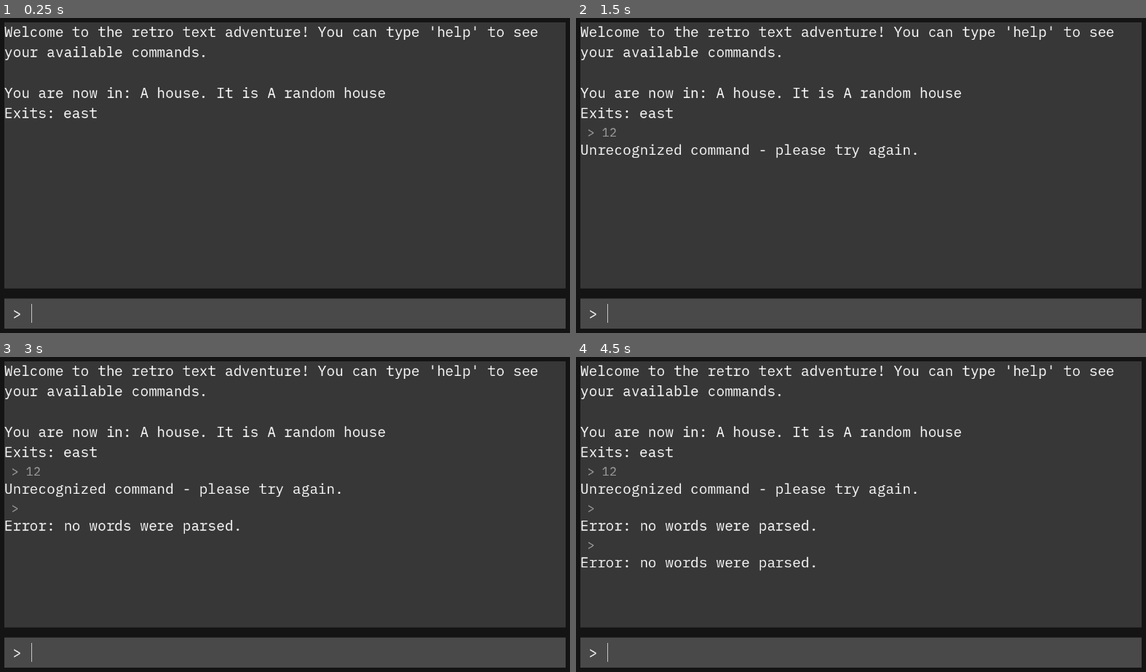
Above: before the commit, frames 1-4 (two rows, left to right).
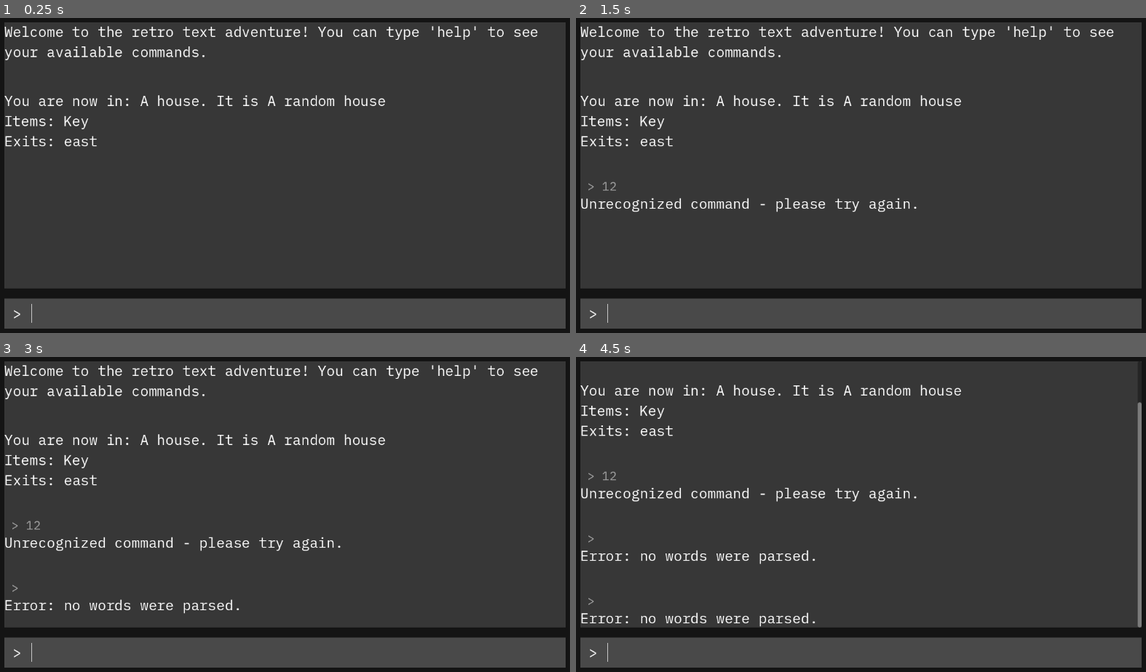
Above: after the commit, the same moments.

Repository: CungSao/textAdventure
Game: Godot game, scene res://game.tscn
Same seed, same stepped clock (60 frames per second), same inputs: the game is played once before the commit and once after it.
Inputs (mouse positions are in pixels of both pictures, inside the frame that each line leads up to):
- Up to frame 1 (0.25 s): no input
- Up to frame 2 (1.5 s): click (872, 314) at 0.52 s; type "12" at 0.6 s; tap Enter at 1.25 s
- Up to frame 3 (3 s): tap Space at 2 s; tap Enter at 2.75 s
- Up to frame 4 (4.5 s): tap Space at 3.5 s; tap Enter at 4.25 s

The runs differ from the first frame. In frame 1, 1.7% of the frame differs, in the area x 0-68%, y 21-41%; in frame 2, 3.0%; in frame 3, 3.8%; in frame 4, 5.9%, in the area x 0-100%, y 2-86%.

Commit message:
Items

Diff:
--- a/CommandProcessor.gd
+++ b/CommandProcessor.gd
@@ -1,12 +1,10 @@
 extends Node
-
-signal response_generated(response_text)
 
 var current_room = null
 
 
-func initialize(starting_room):
-	change_room(starting_room)
+func initialize(starting_room) -> String:
+	return change_room(starting_room)
 
 
 func process_command(input:String) -> String:
@@ -34,24 +32,18 @@
 		return "Go where?"
 
 	if current_room.exits.keys().has(second_word):
-		change_room(current_room.exits[second_word])
-		return "You go " + second_word
+		var exit = current_room.exits[second_word]
+		var change_response = change_room(exit.get_other_room(current_room))
+		return "You go %s %s" % [second_word, change_response]
 	else:
 		return "This room has no exit in that direction!"
+
 
 func help() -> String:
 	return "You can use these commands: go [location], help"
 
 
-func change_room(new_room:Room):
+###
+func change_room(new_room:Room) -> String:
 	current_room = new_room
-	var exit_string = PackedStringArray(new_room.exits.keys())
-	var strings = PackedStringArray([
-		"\nYou are now in: %s. It is %s
-		Exits: %s " % [
-				new_room.room_name,
-				new_room.room_description,
-				"".join(exit_string)
-			]
-	])
-	emit_signal("response_generated", "".join(strings))
+	return new_room.get_full_description()
--- a/RoomManager.gd
+++ b/RoomManager.gd
@@ -1,4 +1,7 @@
 extends Node
 
 func _ready() -> void:
+	var key = Item.new("Key", Types.ItemTypes.KEY)
+
 	$HouseRoom.connect_exit("east", $OutsideRoom)
+	$HouseRoom.add_item(key)
--- a/game.gd
+++ b/game.gd
@@ -1,11 +1,12 @@
 extends Control
 
+signal cam
 @export var path_history: NodePath
 @export var path_scroll: NodePath
 @export var max_lines_remembered = 30
 
-const INPUT_RESPONSE = preload("res://input_response.tscn")
-const RESPONSE = preload("res://response.tscn")
+const INPUT_RESPONSE = preload("res://input/input_response.tscn")
+const RESPONSE = preload("res://input/response.tscn")
 
 @onready var command_processor: Node = $CommandProcessor
 @onready var history: VBoxContainer = get_node(path_history)
@@ -16,14 +17,14 @@
 
 func _ready() -> void:
 	scrollbar.changed.connect(handle_scrollbar_changed)
-	command_processor.connect("response_generated", handle_response_generated)
 
-	handle_response_generated("Welcome to the retro text adventure! You can type 'help' to see your available commands.")
-	command_processor.initialize(room_manager.get_child(0))
+	create_response("Welcome to the retro text adventure! You can type 'help' to see your available commands.")
+	var starting_room_response = command_processor.initialize(room_manager.get_child(0))
+	create_response(starting_room_response)
 
 
 func handle_scrollbar_changed():
-	scroll.scroll_vertical = scrollbar.max_value
+	scroll.scroll_vertical = int(scrollbar.max_value)
 
 
 func _on_input_text_submitted(new_text: String) -> void:
@@ -36,7 +37,7 @@
 	add_respone_to_game(input_response)
 
 
-func handle_response_generated(response_text):
+func create_response(response_text):
 	var response = RESPONSE.instantiate()
 	response.text = response_text
 	#response.text = "You find youself in a house, with no memory of how you go there. You need to find your way out. You can type 'help' to see your available commands."
--- a/game.tscn
+++ b/game.tscn
@@ -1,11 +1,11 @@
 [gd_scene load_steps=13 format=3 uid="uid://d3wba6syqkbrp"]
 
-[ext_resource type="Script" path="res://Input.gd" id="1_2uw3k"]
+[ext_resource type="Script" path="res://input/Input.gd" id="1_2uw3k"]
 [ext_resource type="FontFile" uid="uid://d078jfhcy6kqy" path="res://fonts/IBMPlexMono-Regular.ttf" id="1_scu14"]
 [ext_resource type="Script" path="res://game.gd" id="2_vas34"]
 [ext_resource type="Script" path="res://CommandProcessor.gd" id="3_ulhwv"]
 [ext_resource type="Script" path="res://RoomManager.gd" id="4_l4nh5"]
-[ext_resource type="PackedScene" uid="uid://c0bvgbk12s7cn" path="res://room.tscn" id="4_m1qwo"]
+[ext_resource type="PackedScene" uid="uid://c0bvgbk12s7cn" path="res://rooms/room.tscn" id="4_m1qwo"]
 
 [sub_resource type="StyleBoxEmpty" id="StyleBoxEmpty_hdhih"]
 
@@ -55,9 +55,9 @@
 room_description = "A random house"
 
 [node name="OutsideRoom" parent="RoomManager" instance=ExtResource("4_m1qwo")]
-offset_left = 1.0
+offset_left = 332.0
 offset_top = -189.0
-offset_right = 290.0
+offset_right = 621.0
 offset_bottom = -89.0
 room_name = "outside"
 room_description = "outside in the village."
@@ -94,6 +94,7 @@
 layout_mode = 2
 size_flags_horizontal = 3
 size_flags_vertical = 3
+theme_override_constants/separation = 20
 
 [node name="InputArea" type="PanelContainer" parent="Background/MarginContainer/BoxContainer"]
 custom_minimum_size = Vector2(0, 60)
--- a/Input.gd
+++ b/input/Input.gd
@@ -3,5 +3,5 @@
 func _ready() -> void:
 	grab_focus()
 
-func _on_text_submitted(new_text: String) -> void:
+func _on_text_submitted(_new_text: String) -> void:
 	clear()
--- a/input_response.gd
+++ b/input/input_response.gd
@@ -1,5 +1,5 @@
 extends VBoxContainer
 
 func set_text(input:String, response:String):
-	$InputHistory.text = " > " + input
+	$InputHistory.text = "\n > " + input
 	$Response.text = response
--- a/input_response.tscn
+++ b/input/input_response.tscn
@@ -1,7 +1,7 @@
 [gd_scene load_steps=3 format=3 uid="uid://cy17rq28lith3"]
 
-[ext_resource type="Script" path="res://input_response.gd" id="1_i228n"]
-[ext_resource type="PackedScene" uid="uid://dobcuadnbwsyi" path="res://response.tscn" id="2_u14mm"]
+[ext_resource type="Script" path="res://input/input_response.gd" id="1_i228n"]
+[ext_resource type="PackedScene" uid="uid://dobcuadnbwsyi" path="res://input/response.tscn" id="2_u14mm"]
 
 [node name="InputResponse" type="VBoxContainer"]
 offset_right = 336.0
--- /dev/null
+++ b/items/Item.gd
@@ -0,0 +1,8 @@
+class_name Item extends Resource
+
+@export var item_name = "Item Name"
+@export var item_type:Types.ItemTypes = Types.ItemTypes.KEY
+
+func _init(_item_name:String, _item_type):
+	self.item_name = _item_name
+	self.item_type = _item_type
--- /dev/null
+++ b/items/Types.gd
@@ -0,0 +1,5 @@
+class_name Types extends Resource
+
+enum ItemTypes {
+	KEY,
+}
--- /dev/null
+++ b/items/key_item.tres
@@ -0,0 +1,8 @@
+[gd_resource type="Resource" script_class="Item" load_steps=2 format=3 uid="uid://gxv8afxeyu81"]
+
+[ext_resource type="Script" path="res://items/Item.gd" id="1_w7hd5"]
+
+[resource]
+script = ExtResource("1_w7hd5")
+item_name = "A Key"
+item_type = 0
--- a/room.gd
+++ /dev/null
@@ -1,29 +0,0 @@
-extends PanelContainer
-
-class_name Room
-
-@export var room_name = "Room Name"
-@export var room_description = "This is the description of the room."
-
-var exits:Dictionary = {}
-
-func connect_exit(direction:String, room):
-	match direction:
-		'west':
-			room.exits['east'] = self
-		"east":
-			room.exits["west"] = self
-		"north":
-			room.exits["south"] = self
-		"south":
-			room.exits["north"] = self
-		"path":
-			room.exits["path"] = self
-		"inside":
-			room.exits["outside"] = self
-		"outside":
-			room.exits["inside"] = self
-		_:
-			printerr("Tried to connect invalid direction: ", direction)
-
-	exits[direction] = room
--- /dev/null
+++ b/rooms/Exit.gd
@@ -0,0 +1,17 @@
+class_name Exit extends Resource
+
+var room_1:Room = null
+var room_1_is_locked = false
+
+var room_2:Room = null
+var room_2_is_locked = false
+
+
+func get_other_room(current_room):
+	if current_room == room_1:
+		return room_2
+	elif current_room == room_2:
+		return room_1
+	else:
+		printerr("The room")
+		return null
--- /dev/null
+++ b/rooms/room.gd
@@ -0,0 +1,76 @@
+@tool class_name Room extends PanelContainer
+
+@export var room_name = "Room Name" : set = set_room_name
+@export_multiline var room_description = "This is the description of the room." : set = set_room_description
+
+var exits:Dictionary
+var items:Array
+
+
+func set_room_name(new_name:String):
+	$MarginContainer/VBoxContainer/RoomName.text = new_name
+	room_name = new_name
+
+
+func set_room_description(new_description:String):
+	$MarginContainer/VBoxContainer/RoomDescription.text = new_description
+	room_description = new_description
+
+
+func add_item(item:Item):
+	items.append(item)
+
+
+func get_full_description() -> String:
+	var full_description = "".join(PackedStringArray([
+		"\n%s \n%s \n%s" % [
+					get_room_description(),
+					get_item_description(),
+					get_exit_description(),
+					]
+	]))
+	return full_description
+
+
+func get_room_description() -> String:
+	return "You are now in: %s. It is %s" % [room_name, room_description]
+
+
+func get_item_description() -> String:
+	if items.size() == 0:
+		return "No items to pickup."
+
+	var item_string = ""
+	for item in items:
+		item_string += item.item_name + " "
+
+	return "Items: " + item_string
+
+
+func get_exit_description() -> String:
+	return "Exits: " + "".join(exits.keys())
+
+
+func connect_exit(direction:String, next_room:Room):
+	var exit = Exit.new()
+	exit.room_1 = self
+	exit.room_2 = next_room
+	exits[direction] = exit
+
+	match direction:
+		'west':
+			next_room.exits['east'] = exit
+		"east":
+			next_room.exits["west"] = exit
+		"north":
+			next_room.exits["south"] = exit
+		"south":
+			next_room.exits["north"] = exit
+		"path":
+			next_room.exits["path"] = exit
+		"inside":
+			next_room.exits["outside"] = exit
+		"outside":
+			next_room.exits["inside"] = exit
+		_:
+			printerr("Tried to connect invalid direction: ", direction)
--- a/room.tscn
+++ b/rooms/room.tscn
@@ -1,6 +1,6 @@
 [gd_scene load_steps=2 format=3 uid="uid://c0bvgbk12s7cn"]
 
-[ext_resource type="Script" path="res://room.gd" id="1_6e8ul"]
+[ext_resource type="Script" path="res://rooms/room.gd" id="1_6e8ul"]
 
 [node name="Room" type="PanelContainer"]
 custom_minimum_size = Vector2(250, 100)
Renamed: response.tscn -> input/response.tscn
